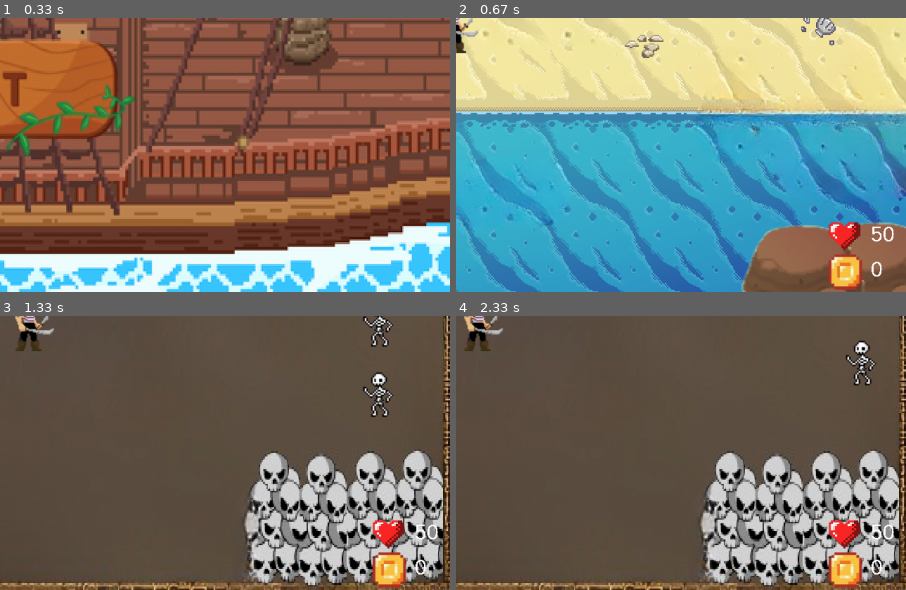
Above: before the commit, frames 1-4 (two rows, left to right).
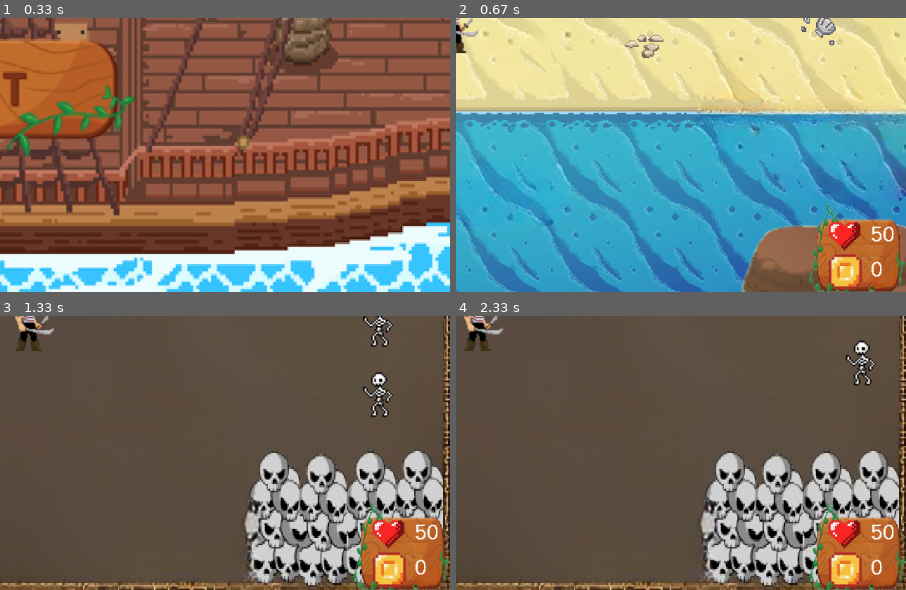
Above: after the commit, the same moments.

Repository: DasolLim/Pygame_Pirates
Game: pygame game, started from main.py
Two runs of this game, one before a commit and one after it. Both use one fixed random seed, a clock stepped at 60 frames per second and the inputs below.
Inputs (mouse positions are % of the whole screen's width and height, from its top left):
- Up to frame 1 (0.33 s): no input
- Up to frame 2 (0.67 s): click (48, 37) at 0.38 s
- Up to frame 3 (1.33 s): tap C at 0.83 s; hold Right from 1.17 s (still down)
- Up to frame 4 (2.33 s): release Right at 1.63 s; hold Up 1.67-1.97 s; tap B at 1.82 s; hold Right from 2 s (still down); tap C at 2.15 s
The pictures show only the part of the screen within x 50-100%, y 50-100%; the shares and areas given below are measured in that part.

Frame 1 is identical in both runs. In frame 2, 3.4% of the frame differs, in the area x 78-100%, y 67-100%; in frame 3, 3.5%, in the area x 78-100%, y 68-100%; in frame 4, 3.5%.

Commit message:
added background to text

Diff:
--- a/main.py
+++ b/main.py
@@ -27,6 +27,12 @@
 #initializing screen
 screen = pygame.display.set_mode((mainmenu_rect.width, mainmenu_rect.height))
 screen_rect = screen.get_rect()
+
+#initialize text background
+textBackground_image = pygame.image.load('textBackground.png')
+textBackground_image = pygame.transform.scale(textBackground_image, (300,860))
+textBackground_rect = textBackground_image.get_rect()
+textBackground_rect.bottomright = screen_rect.bottomright
 
 #initialize beach scene
 beachImg = pygame.image.load('sceneimage.png')
@@ -136,6 +142,8 @@
         global healthCount
         healthCount = player_group.sprites()[0].health
         healthCountText = font.render(str(healthCount), False, (255, 255, 255))
+        #displaying coin/health background
+        screen.blit(textBackground_image, (1125,570))
         #displaying coin info
         screen.blit(coinCountText, (1230, 730))
         screen.blit(coinImg, (1160, 720))
Binary file added: textBackground.png
